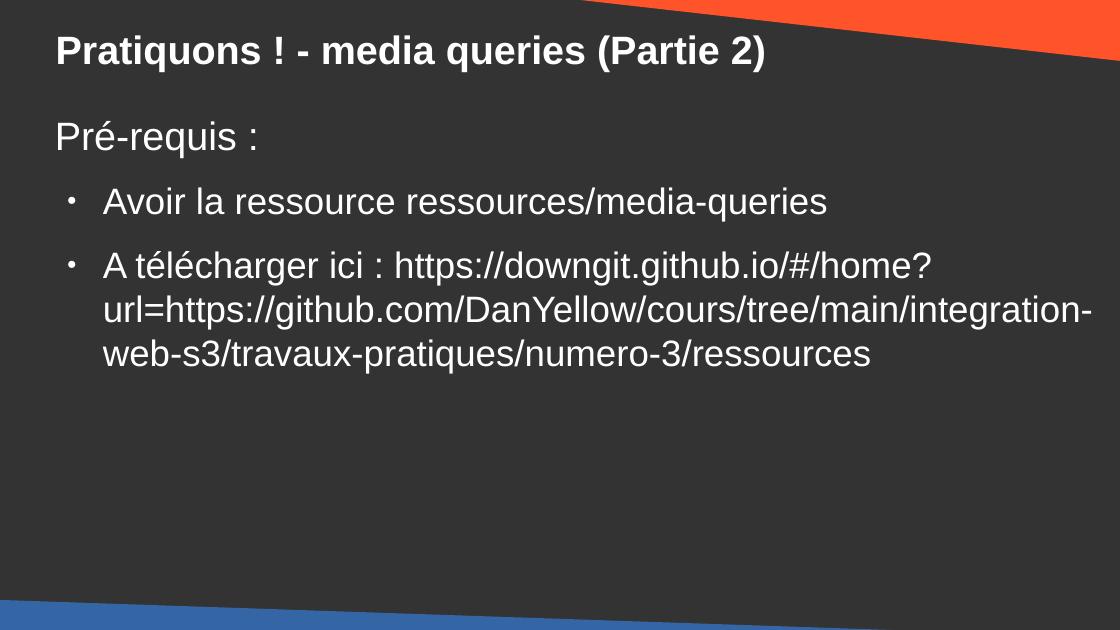
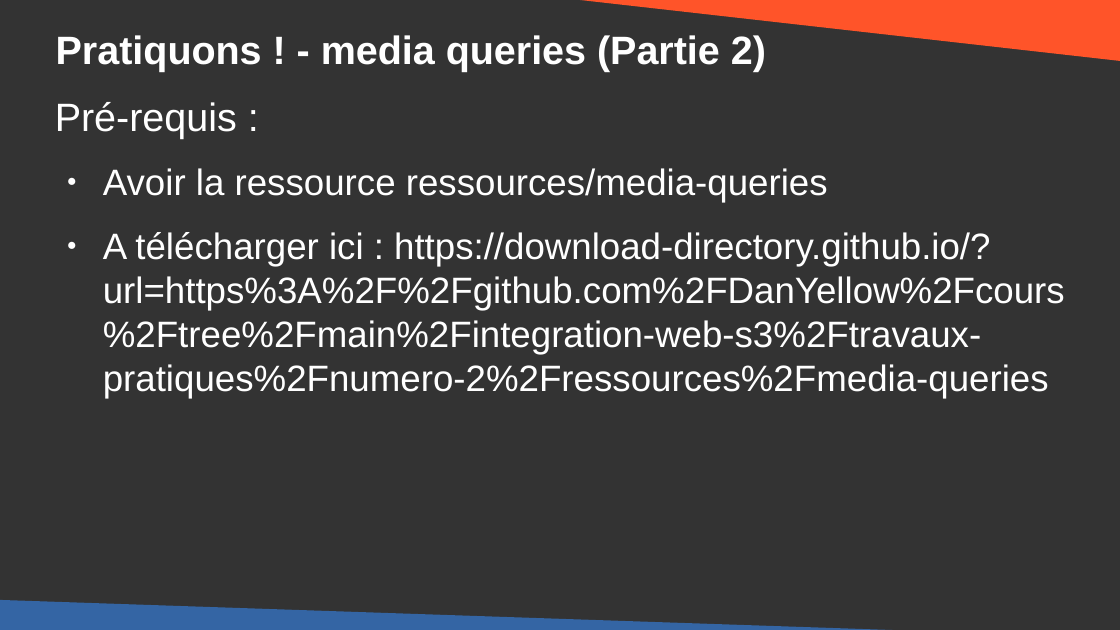
Before and after one commit to DanYellow/cours, a slide deck: slide 42 of integration-web-s3/travaux-pratiques/numero-2/presentation.odp. Drawn at 1120x630 pixels with LibreOffice and Linux fonts; fonts in the diff are those of the drawing. Boxes give left, top, right and bottom in pixels: in the first picture for what was removed or moved away, otherwise in the second. Text is boxed around its words. In the diff, an @@ line names an element or a change of style, - is before the commit and + after.

```diff
--- a/integration-web-s3/travaux-pratiques/numero-2/presentation.odp
+++ b/integration-web-s3/travaux-pratiques/numero-2/presentation.odp
@@ text "Pré-requis :": place and size @@
-text "Pré-requis :" at (55,121,1093,373)
+text "Pré-requis :" at (55,102,1065,398)
@@ text at (103,232,1065,398): text changed @@
-● A télécharger ici : https://downgit.github.io/#/home?url=https://github.com/DanYellow/cours/tree/main/integration-web-s3/travaux-pratiques/numero-3/ressources
+● A télécharger ici : https://download-directory.github.io/?url=https%3A%2F%2Fgithub.com%2FDanYellow%2Fcours%2Ftree%2Fmain%2Fintegration-web-s3%2Ftravaux-pratiques%2Fnumero-2%2Fressources%2Fmedia-queries
```
Also in this commit, not shown: 16 other slides changed, 1 slide added, 1 slide removed, 8 other files.
